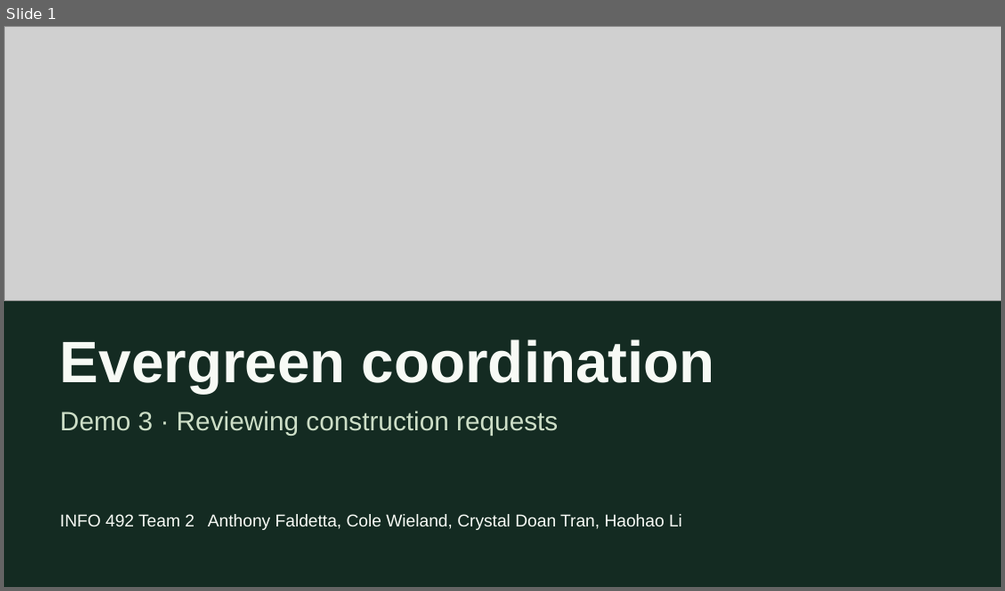
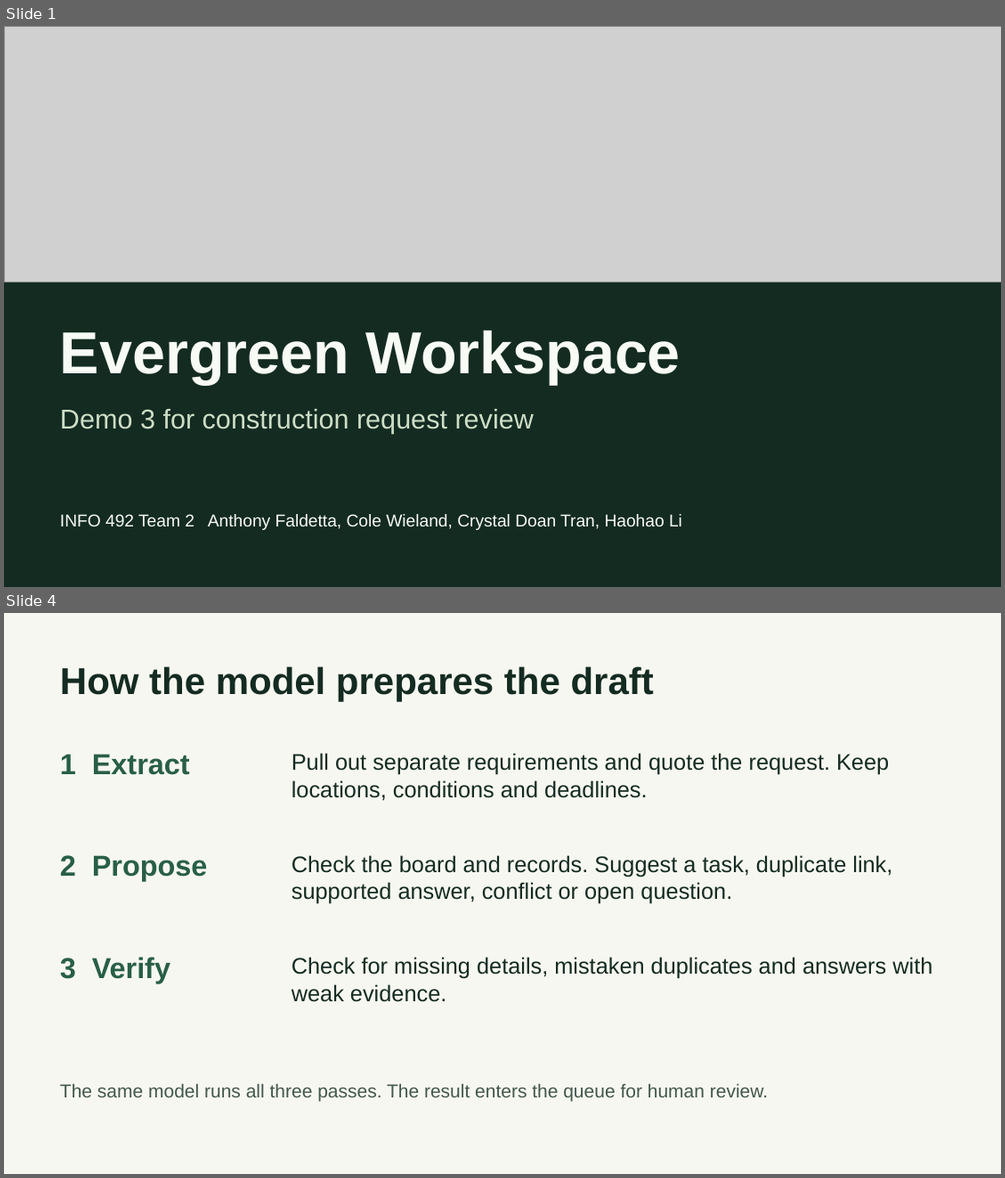
Before and after one commit to AnthonyFald/capstone-grp2, a slide deck: documents/demo-3/Demo 3 Presentation.pptx. Shown one above the other, each under a label of ours: slide 1 before the commit, slides 1 and 4 after it; the slides between them are not shown. The pictures are 1005x591 and 1005x1178 pixels, drawn with LibreOffice and Linux fonts; fonts in the diff are those of the drawing; grey boxes stand for pictures. Boxes give left, top, right and bottom in pixels: in the first picture for what was removed or moved away, otherwise in the second. Text is boxed around its words. In the diff, an @@ line names an element or a change of style, - is before the commit and + after.

Commit message:
Link live Evergreen accounts and revise Demo 3 presentation
Point the project homepage and legacy workspace landing at the verified Capstone Free sign-in. Show the signed-in intake and review workflow with actual local captures.

```diff
--- a/documents/demo-3/Demo 3 Presentation.pptx
+++ b/documents/demo-3/Demo 3 Presentation.pptx
@@ slide 4 added at (4,613,1001,1174), background #F7F7F1 @@
@@ text added at (60,666,654,702), 36 pt, text #142B22, bold @@
+How the model prepares the draft
@@ text added at (60,754,190,775), 27.8 pt, text #285F46, bold @@
+1 Extract
@@ text added at (291,753,889,801), 21.8 pt, text #142B22 @@
+Pull out separate requirements and quote the request. Keep locations, conditions and deadlines.
@@ text added at (60,855,207,881), 27.8 pt, text #285F46, bold @@
+2 Propose
@@ text added at (291,855,892,904), 21.8 pt, text #142B22 @@
+Check the board and records. Suggest a task, duplicate link, supported answer, conflict or open question.
@@ text added at (60,957,170,983), 27.8 pt, text #285F46, bold @@
+3 Verify
@@ text added at (291,957,932,1002), 21.8 pt, text #142B22 @@
+Check for missing details, mistaken duplicates and answers with weak evidence.
@@ text added at (60,1084,768,1101), 18 pt, text #42574D @@
+The same model runs all three passes. The result enters the queue for human review.
@@ slide 1 changed as well @@
@@ picture: place and size @@
-picture at (4,26,1001,301)
+picture at (4,26,1001,282)
@@ text at (60,329,680,384): text changed; size 56.2 to 57 pt @@
-Evergreen coordination
+Evergreen Workspace
@@ text at (60,409,534,434): text changed; size 25.5 to 26.2 pt @@
-Demo 3 · Reviewing construction requests
+Demo 3 for construction request review
```
Also in this commit, not shown: 5 other slides added, 5 slides removed, 7 other files.
